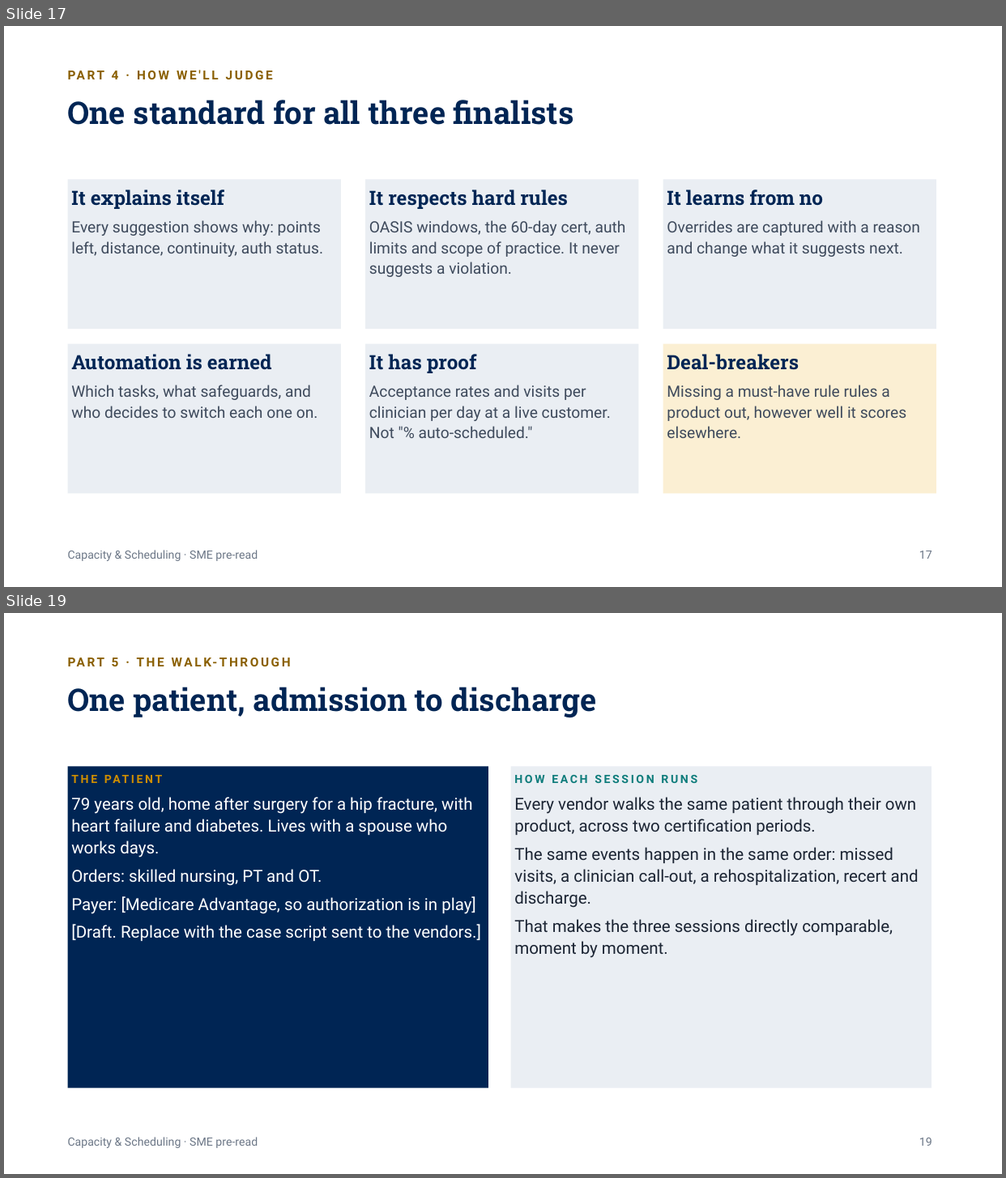
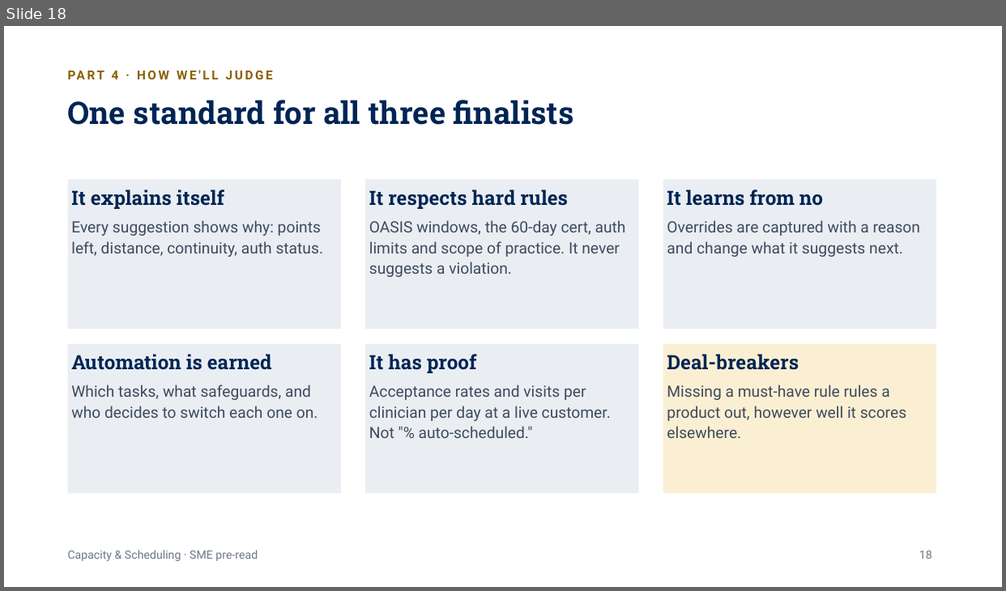
Before and after one commit to worker-max/compassus-capacity-pm, a slide deck: agents/compassus-capacity-pm/artifacts/Nashville-SME-PreRead.pptx. Shown one above the other, each under a label of ours: slides 17 and 19 before the commit, slide 18 after it; the slides between them are not shown. The pictures are 1006x1178 and 1006x591 pixels, drawn with LibreOffice and Linux fonts; fonts in the diff are those of the drawing. Boxes give left, top, right and bottom in pixels: in the first picture for what was removed or moved away, otherwise in the second. Text is boxed around its words. In the diff, an @@ line names an element or a change of style, - is before the commit and + after.

```diff
--- a/agents/compassus-capacity-pm/artifacts/Nashville-SME-PreRead.pptx
+++ b/agents/compassus-capacity-pm/artifacts/Nashville-SME-PreRead.pptx
@@ slide 19 removed at [4, 613, 1002, 1174], background #FFFFFF; not listed: 1 template element that a slide beside it also shows @@
@@ text removed at [112, 658, 119, 666] @@
-PART 5 · THE WALK-THROUGH
@@ title removed at [68, 687, 597, 718] @@
-One patient, admission to discharge
@@ rectangle removed at [68, 766, 488, 1088] @@
@@ rectangle removed at [511, 766, 931, 1088] @@
@@ text removed at [514, 775, 918, 958] @@
-HOW EACH SESSION RUNS
-Every vendor walks the same patient through their own product, across two certification periods.
-The same events happen in the same order: missed visits, a clinician call-out, a rehospitalization, recert and discharge.
-That makes the three sessions directly comparable, moment by moment.
@@ text removed at [71, 797, 481, 942] @@
-THE PATIENT
-79 years old, home after surgery for a hip fracture, with heart failure and diabetes. Lives with a spouse who works days.
-Orders: skilled nursing, PT and OT.
-Payer: [Medicare Advantage, so authorization is in play]
-[Draft. Replace with the case script sent to the vendors.]
@@ page number removed at [919, 1138, 932, 1146] @@
-19
@@ what was slide 17 is now slide 18 @@
@@ page number at [919, 551, 932, 559]: text changed @@
-17
+18
```
Also in this commit, not shown: 1 slide changed, 2 slides added, 8 other slides removed.
